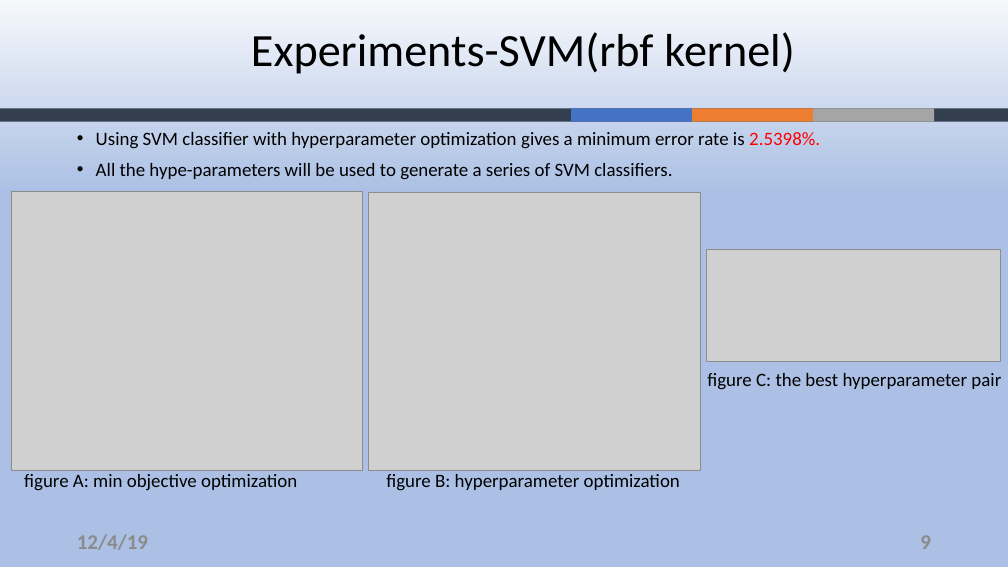
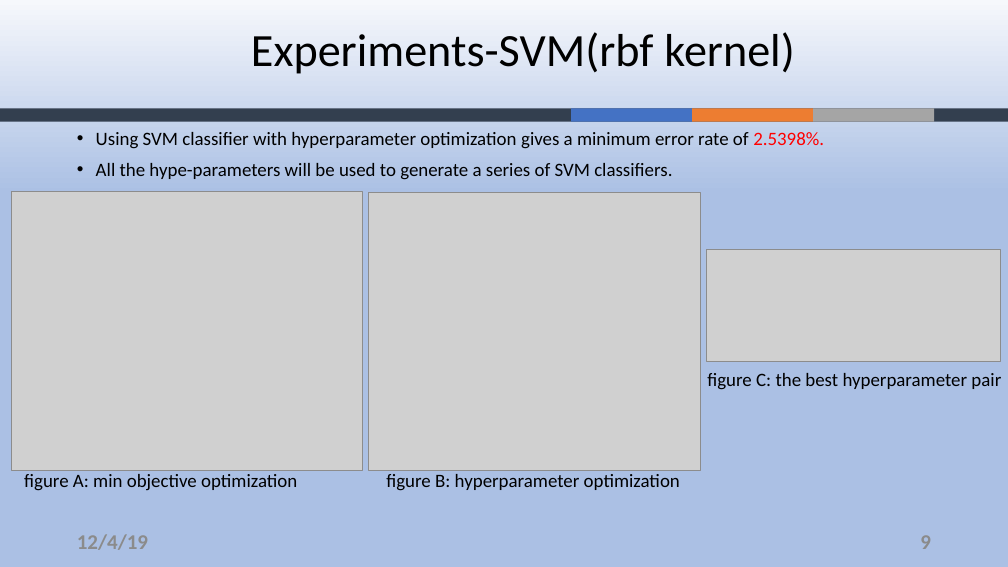
Before and after one commit to ZouYao0720/final-project-, a slide deck: slide 9 of final-presentation.pptx. Drawn at 1008x567 pixels with LibreOffice and Linux fonts; fonts in the diff are those of the drawing; grey boxes stand for pictures; background and template pictures are left out. Boxes give left, top, right and bottom in pixels: in the first picture for what was removed or moved away, otherwise in the second. Text is boxed around its words. In the diff, an @@ line names an element or a change of style, - is before the commit and + after.

```diff
--- a/final-presentation.pptx
+++ b/final-presentation.pptx
@@ text at <box>96,132,824,149</box>: text changed @@
-• Using SVM classifier with hyperparameter optimization gives a minimum error rate is 2.5398%.
+• Using SVM classifier with hyperparameter optimization gives a minimum error rate of 2.5398%.
```
Also in this commit, not shown: 10 other slides changed.
